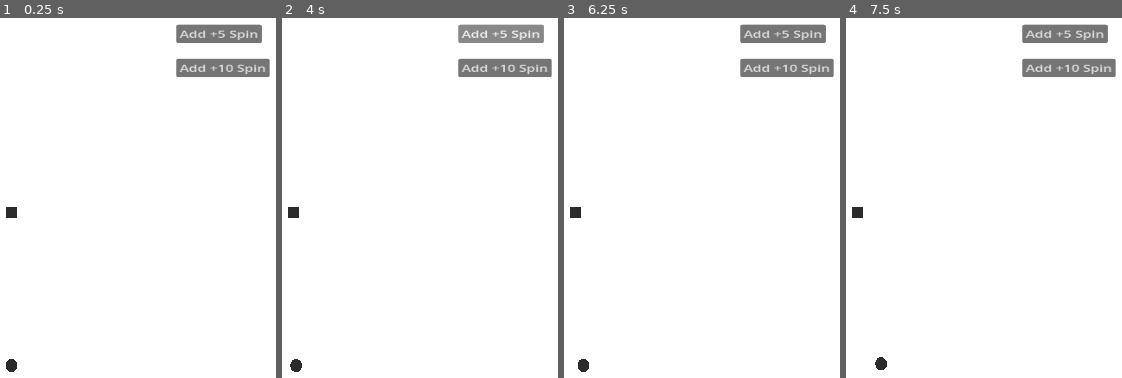
Above: before the commit, frames 1-4 (left to right).
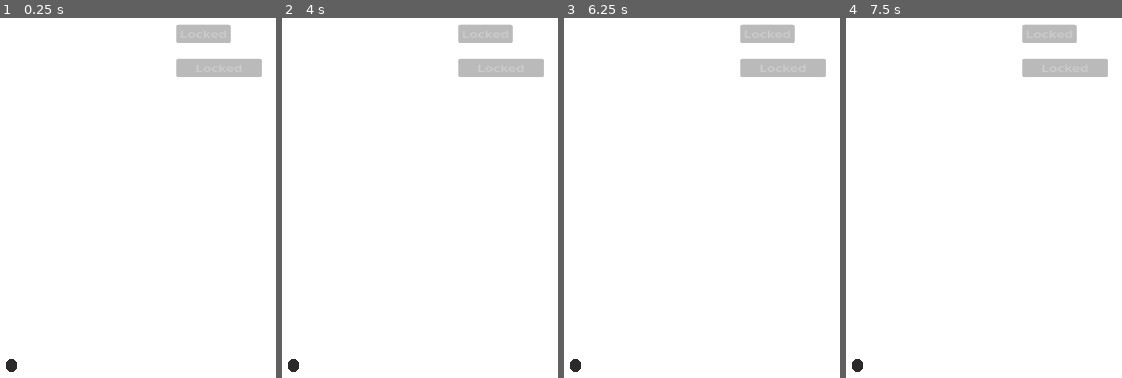
Above: after the commit, the same moments.

Repository: jablonskibrandan/NotSoSeriousGameJam
Game: Godot game, scene res://Assets/Scenes/game.tscn
The game is run twice, just before and just after one commit, with the same random seed, the same clock (stepped at 60 frames per second) and the same inputs. Before the commit the project starts from res://game.tscn.
Inputs (mouse positions are in pixels of both pictures, inside the frame that each line leads up to):
- Up to frame 1 (0.25 s): no input
- Up to frame 2 (4 s): click (500, 32) at 0.5 s, where only the run before the commit has a clickable "Add +5 Spin"; click (505, 68) at 1.25 s, where only the run before the commit has a clickable "Add +10 Spin"; click (500, 32) at 2 s, where only the run before the commit has a clickable "Add +5 Spin"; click (505, 68) at 2.75 s, where only the run before the commit has a clickable "Add +10 Spin"; click (500, 32) at 3.5 s, where only the run before the commit has a clickable "Add +5 Spin"
- Up to frame 3 (6.25 s): click (787, 68) at 4.25 s, where only the run before the commit has a clickable "Add +10 Spin"; tap Enter at 5 s; move the mouse to (751, 190) at 5.02 s; click (751, 190) at 5.17 s; tap Space at 5.75 s; drag from (outside the picture) to (outside the picture) at 5.77 s
- Up to frame 4 (7.5 s): tap Enter at 6.5 s; move the mouse to (937, 115) at 6.52 s; click (937, 115) at 6.67 s; drag from (outside the picture) to (outside the picture) at 7.27 s

The runs differ from the first frame. In frame 1, 3.2% of the frame differs, in the area x 2-98%, y 1-56%; in frame 2, 3.2%; in frame 3, 3.4%; in frame 4, 3.5%, in the area x 2-98%, y 1-99%.

Commit message:
Updates to code, including unlocks of upgrades and made the upgrades a resources so they are easy to make. added Sun from Battuk. other stuff

Diff:
--- /dev/null
+++ b/not-so-serious-game-jame/Assets/Scenes/game.tscn
@@ -0,0 +1,93 @@
+[gd_scene format=3 uid="uid://cggm7p63r3g4j"]
+
+[ext_resource type="Script" uid="uid://7qjgsrobdnoh" path="res://Assets/Scripts/planet_orbit.gd" id="1_hni1o"]
+[ext_resource type="Script" uid="uid://dljbp5ty5k08f" path="res://Assets/Scripts/hud.gd" id="2_iusbg"]
+[ext_resource type="Script" uid="uid://d3dv5r72schbe" path="res://Assets/Scripts/upgrade_manager.gd" id="3_of3jj"]
+[ext_resource type="Script" uid="uid://5io7r1whk50s" path="res://Assets/Scripts/upgrade_button_config.gd" id="4_fw1vi"]
+[ext_resource type="PackedScene" uid="uid://dw43uo4g753qt" path="res://Assets/Scenes/sun.tscn" id="5_tpq0m"]
+
+[sub_resource type="SphereMesh" id="SphereMesh_80nbo"]
+
+[sub_resource type="Environment" id="Environment_80nbo"]
+glow_enabled = true
+glow_intensity = 1.8
+
+[sub_resource type="Resource" id="Resource_ryrav"]
+script = ExtResource("4_fw1vi")
+required_rotations = 20
+button_path = NodePath("../HUD/SpeedUp5")
+spin_increase_amount = 5.0
+currency_cost = 250
+metadata/_custom_type_script = "uid://5io7r1whk50s"
+
+[sub_resource type="Resource" id="Resource_eow3j"]
+script = ExtResource("4_fw1vi")
+required_rotations = 40
+button_path = NodePath("../HUD/SpeedUp10")
+spin_increase_amount = 10.0
+currency_cost = 500
+metadata/_custom_type_script = "uid://5io7r1whk50s"
+
+[node name="World" type="Node3D" unique_id=1189423145]
+
+[node name="Planet" type="MeshInstance3D" parent="." unique_id=171781804 node_paths=PackedStringArray("orbit_center")]
+transform = Transform3D(1, 0, 0, 0, 1, 0, 0, 0, 1, 0, 0, 13.078276)
+mesh = SubResource("SphereMesh_80nbo")
+script = ExtResource("1_hni1o")
+orbit_center = NodePath("../Sun")
+drag_spin_boost = 0.125
+resources_per_day = 250
+
+[node name="Camera3D" type="Camera3D" parent="." unique_id=1327019929]
+transform = Transform3D(1, 0, 0, 0, -4.371139e-08, 0.27405453, 0, -1, -1.1979304e-08, 0, 25, 0)
+
+[node name="WorldEnvironment" type="WorldEnvironment" parent="." unique_id=729853811]
+environment = SubResource("Environment_80nbo")
+
+[node name="HUD" type="CanvasLayer" parent="." unique_id=545062324]
+script = ExtResource("2_iusbg")
+
+[node name="CurrentYearLengthLabel" type="Label" parent="HUD" unique_id=1682659920]
+anchors_preset = -1
+anchor_right = 0.021000002
+anchor_bottom = 0.021000002
+offset_left = 194.0
+offset_top = 157.0
+offset_right = 193.68
+offset_bottom = 157.31999
+scale = Vector2(2.0400019, 1.6799994)
+text = "TEST"
+
+[node name="CurrentCurrencyLabel" type="Label" parent="HUD" unique_id=1489895670]
+offset_left = 199.00002
+offset_top = 207.99998
+offset_right = 244.00002
+offset_bottom = 230.99998
+scale = Vector2(1.4000024, 1.44)
+text = "TEST2"
+
+[node name="SpeedUp5" type="Button" parent="HUD" unique_id=623380849]
+offset_left = 1356.0
+offset_top = 88.0
+offset_right = 1364.0
+offset_bottom = 96.0
+scale = Vector2(2.0769968, 1.4400005)
+text = "Add +5 Spin"
+
+[node name="SpeedUp10" type="Button" parent="HUD" unique_id=1479493310]
+offset_left = 1356.0001
+offset_top = 170.0
+offset_right = 1455.0001
+offset_bottom = 201.0
+scale = Vector2(2.0769968, 1.4400005)
+text = "Add +10 Spin"
+
+[node name="UpgradeManager" type="Node" parent="." unique_id=1484635140 node_paths=PackedStringArray("planet_orbit")]
+script = ExtResource("3_of3jj")
+planet_orbit = NodePath("../Planet")
+upgrade_button_configs = Array[ExtResource("4_fw1vi")]([SubResource("Resource_ryrav"), SubResource("Resource_eow3j")])
+
+[node name="Sun" parent="." unique_id=1936071803 instance=ExtResource("5_tpq0m")]
+
+[connection signal="pressed" from="HUD/SpeedUp5" to="UpgradeManager" method="on_upgrade_button_pressed" binds= [NodePath("../HUD/SpeedUp5")]]
+[connection signal="pressed" from="HUD/SpeedUp10" to="UpgradeManager" method="on_upgrade_button_pressed" binds= [NodePath("../HUD/SpeedUp10")]]
--- a/not-so-serious-game-jame/Sun Stuff/sun.tscn
+++ b/not-so-serious-game-jame/Assets/Scenes/sun.tscn
@@ -1,8 +1,8 @@
 [gd_scene format=3 uid="uid://dw43uo4g753qt"]
 
-[ext_resource type="PackedScene" uid="uid://d3tp6hsmwn0wu" path="res://Sun Stuff/Sun.glb" id="1_iveel"]
-[ext_resource type="Shader" path="res://sun stuff/InnerSun.gdshader" id="2_enfo0"]
-[ext_resource type="Shader" path="res://sun stuff/OuterSun.gdshader" id="2_gtd5v"]
+[ext_resource type="PackedScene" uid="uid://d3tp6hsmwn0wu" path="res://Assets/Art/Environments/Sun/Sun.glb" id="1_iveel"]
+[ext_resource type="Shader" path="res://Assets/Art/Environment/Sun/InnerSun.gdshader" id="2_enfo0"]
+[ext_resource type="Shader" path="res://Assets/Art/Environment/Sun/OuterSun.gdshader" id="2_gtd5v"]
 
 [sub_resource type="Gradient" id="Gradient_gxffh"]
 offsets = PackedFloat32Array(0, 0.45530728, 1)
@@ -31,29 +31,21 @@
 
 [node name="Sun" unique_id=1936071803 instance=ExtResource("1_iveel")]
 
-[node name="Icosphere" parent="." index="0" unique_id=2097001291]
+[node name="Icosphere" parent="." index="0" unique_id=205275359]
 surface_material_override/0 = SubResource("ShaderMaterial_2nmf8")
 
-[node name="Icosphere_002" parent="." index="1" unique_id=316578849]
+[node name="Icosphere_002" parent="." index="1" unique_id=186109808]
 transform = Transform3D(0.9336917, 0.21792258, -0.02026234, -0.21826772, 0.9336963, -0.015854655, 0.01612491, 0.02004794, 0.9586549, -0.001187297, 0, 0.0012953063)
-instance_shader_parameters/scale_variation = 0.605
-instance_shader_parameters/variation = 0.605
 surface_material_override/0 = SubResource("ShaderMaterial_enfo0")
 
-[node name="Icosphere_001" parent="." index="2" unique_id=302784246]
+[node name="Icosphere_001" parent="." index="2" unique_id=1116884585]
 transform = Transform3D(0.72243834, 0.11262657, 0.7452074, 0.7368191, 0.111522146, -0.7311611, -0.15848209, 1.0318984, -0.0023156302, -0.001187297, 0, 0.0012953063)
-instance_shader_parameters/scale_variation = 0.43
-instance_shader_parameters/variation = 0.43
 surface_material_override/0 = SubResource("ShaderMaterial_enfo0")
 
-[node name="Icosphere_003" parent="." index="3" unique_id=966546124]
+[node name="Icosphere_003" parent="." index="3" unique_id=1998754277]
 transform = Transform3D(1.144, 0, 0, 0, -1.1401843, 0.09335868, 0, -0.09335868, -1.1401843, -0.013261426, 0, 0.014467828)
-instance_shader_parameters/scale_variation = 0.78
-instance_shader_parameters/variation = 0.78
 surface_material_override/0 = SubResource("ShaderMaterial_enfo0")
 
-[node name="Icosphere_004" parent="." index="4" unique_id=1906673018]
+[node name="Icosphere_004" parent="." index="4" unique_id=1087958587]
 transform = Transform3D(1.2444993, 0, -0.507501, 0, 1.344, 0, 0.507501, 0, 1.2444993, -0.013261426, 0, 0.014467828)
-instance_shader_parameters/scale_variation = 8.97
-instance_shader_parameters/variation = 0.725
 surface_material_override/0 = SubResource("ShaderMaterial_enfo0")
--- a/not-so-serious-game-jame/Assets/Scripts/game_manager.gd
+++ b/not-so-serious-game-jame/Assets/Scripts/game_manager.gd
@@ -45,7 +45,7 @@
 	currency_changed.emit(current_currency)
 	return true
 
-func _on_planet_rotation_completed(rotation_amount: int) -> void:
+func on_planet_rotation_completed(rotation_amount: int) -> void:
 	total_rotations_seen += rotation_amount
 
 	print("Planet rotated. Total seen by UpgradeManager: ", total_rotations_seen)
--- a/not-so-serious-game-jame/Assets/Scripts/upgrade_button_config.gd
+++ b/not-so-serious-game-jame/Assets/Scripts/upgrade_button_config.gd
@@ -1,11 +1,14 @@
+# Class for each button resource. Set these on UpgradeManager to wire up the buttons to the gameplay, essentially.
 extends Resource
 class_name UpgradeButtonConfig
 
 @export var required_rotations: int = 0
 @export var button_path: NodePath
-
+@export var description: String = ""
 @export var spin_increase_amount: float = 0.0
 @export var currency_cost: int = 0
 
 var unlocked: bool = false
 var purchased: bool = false
+
+var how_many_purchasesd: int = 0
--- a/not-so-serious-game-jame/Assets/Scripts/update_manager.gd
+++ b/not-so-serious-game-jame/Assets/Scripts/upgrade_manager.gd
@@ -3,6 +3,9 @@
 
 @export var planet_orbit: PlanetOrbit
 @export var upgrade_button_configs: Array[UpgradeButtonConfig] = []
+
+var total_rotations_seen: int = 0
+var button_to_config: Dictionary = {}
 
 
 func _ready() -> void:
@@ -10,7 +13,7 @@
 		push_error("UpgradeManager needs a PlanetOrbit assigned.")
 		return
 
-	planet_orbit.rotation_completed.connect(_on_planet_rotation_completed)
+	planet_orbit.rotation_completed.connect(on_planet_rotation_completed)
 
 	for config in upgrade_button_configs:
 		if config == null:
@@ -19,15 +22,20 @@
 		var button := get_node_or_null(config.button_path) as Button
 
 		if button == null:
-			push_warning("Upgrade config has no valid button path.")
+			push_warning("Upgrade config has no valid button path: " + str(config.button_path))
 			continue
+
+		button_to_config[button] = config
 
 		button.disabled = true
 		button.text = "Locked"
-		button.pressed.connect(_on_upgrade_button_pressed.bind(config))
 
 
-func _on_planet_rotation_completed(total_rotations: int) -> void:
+func on_planet_rotation_completed(rotation_amount: int) -> void:
+	total_rotations_seen += rotation_amount
+
+	print("UpgradeManager total rotations seen: ", total_rotations_seen)
+
 	for config in upgrade_button_configs:
 		if config == null:
 			continue
@@ -35,7 +43,7 @@
 		if config.unlocked:
 			continue
 
-		if total_rotations >= config.required_rotations:
+		if total_rotations_seen >= config.required_rotations:
 			unlock_upgrade(config)
 
 
@@ -45,13 +53,23 @@
 	var button := get_node_or_null(config.button_path) as Button
 
 	if button == null:
+		push_warning("Could not unlock upgrade because button path is invalid: " + str(config.button_path))
 		return
 
 	button.disabled = false
 	button.text = "Speed +" + str(config.spin_increase_amount)
 
 
-func _on_upgrade_button_pressed(config: UpgradeButtonConfig) -> void:
+func on_upgrade_button_pressed(node_path: NodePath) -> void:
+
+	var button = get_node_or_null(node_path) as Button
+
+	if not button_to_config.has(button):
+		push_warning("Pressed button has no upgrade config.")
+		return
+
+	var config: UpgradeButtonConfig = button_to_config[button]
+
 	if config == null:
 		return
 
@@ -70,9 +88,3 @@
 	planet_orbit.increase_base_spin_per_second(config.spin_increase_amount)
 
 	config.purchased = true
-
-	var button := get_node_or_null(config.button_path) as Button
-
-	if button != null:
-		button.disabled = true
-		button.text = "Purchased"
--- a/not-so-serious-game-jame/game.tscn
+++ /dev/null
@@ -1,76 +0,0 @@
-[gd_scene format=3 uid="uid://cggm7p63r3g4j"]
-
-[ext_resource type="Script" uid="uid://7qjgsrobdnoh" path="res://Assets/Scripts/planet_orbit.gd" id="1_80nbo"]
-[ext_resource type="Script" uid="uid://dljbp5ty5k08f" path="res://Assets/Scripts/hud.gd" id="2_e2o6t"]
-[ext_resource type="Script" uid="uid://d3dv5r72schbe" path="res://Assets/Scripts/update_manager.gd" id="3_feb5d"]
-
-[sub_resource type="BoxMesh" id="BoxMesh_mwb40"]
-
-[sub_resource type="SphereMesh" id="SphereMesh_80nbo"]
-
-[sub_resource type="Environment" id="Environment_80nbo"]
-glow_enabled = true
-glow_intensity = 1.8
-
-[node name="World" type="Node3D" unique_id=1189423145]
-
-[node name="Sun" type="MeshInstance3D" parent="." unique_id=1728579074]
-mesh = SubResource("BoxMesh_mwb40")
-
-[node name="Planet" type="MeshInstance3D" parent="." unique_id=171781804 node_paths=PackedStringArray("orbit_center")]
-transform = Transform3D(1, 0, 0, 0, 1, 0, 0, 0, 1, 0, 0, 13.078276)
-mesh = SubResource("SphereMesh_80nbo")
-script = ExtResource("1_80nbo")
-orbit_center = NodePath("../Sun")
-drag_spin_boost = 0.125
-resources_per_day = 250
-
-[node name="Camera3D" type="Camera3D" parent="." unique_id=1327019929]
-transform = Transform3D(1, 0, 0, 0, -4.371139e-08, 0.27405453, 0, -1, -1.1979304e-08, 0, 25, 0)
-
-[node name="WorldEnvironment" type="WorldEnvironment" parent="." unique_id=729853811]
-environment = SubResource("Environment_80nbo")
-
-[node name="HUD" type="CanvasLayer" parent="." unique_id=545062324]
-script = ExtResource("2_e2o6t")
-
-[node name="CurrentYearLengthLabel" type="Label" parent="HUD" unique_id=1682659920]
-anchors_preset = -1
-anchor_right = 0.021000002
-anchor_bottom = 0.021000002
-offset_left = 194.0
-offset_top = 157.0
-offset_right = 193.68
-offset_bottom = 157.31999
-scale = Vector2(2.0400019, 1.6799994)
-text = "TEST"
-
-[node name="CurrentCurrencyLabel" type="Label" parent="HUD" unique_id=1489895670]
-offset_left = 199.00002
-offset_top = 207.99998
-offset_right = 244.00002
-offset_bottom = 230.99998
-scale = Vector2(1.4000024, 1.44)
-text = "TEST2"
-
-[node name="SpeedUp5" type="Button" parent="HUD" unique_id=623380849]
-offset_left = 1356.0
-offset_top = 88.0
-offset_right = 1364.0
-offset_bottom = 96.0
-scale = Vector2(2.0769968, 1.4400005)
-text = "Add +5 Spin"
-
-[node name="SpeedUp10" type="Button" parent="HUD" unique_id=1479493310]
-offset_left = 1356.0001
-offset_top = 170.0
-offset_right = 1455.0001
-offset_bottom = 201.0
-scale = Vector2(2.0769968, 1.4400005)
-text = "Add +10 Spin"
-
-[node name="UpdateManager" type="Node" parent="." unique_id=1484635140]
-script = ExtResource("3_feb5d")
-
-[connection signal="pressed" from="HUD/SpeedUp5" to="UpdateManager" method="_on_speed_up_pressed" binds= [5, 250]]
-[connection signal="pressed" from="HUD/SpeedUp10" to="UpdateManager" method="_on_speed_up_pressed" binds= [10, 500]]
--- a/not-so-serious-game-jame/project.godot
+++ b/not-so-serious-game-jame/project.godot
@@ -11,7 +11,7 @@
 [application]
 
 config/name="NotSoSeriousGameJame"
-run/main_scene="res://game.tscn"
+run/main_scene="res://Assets/Scenes/game.tscn"
 config/features=PackedStringArray("4.6", "Forward Plus")
 config/icon="res://icon.svg"
 
Renamed: not-so-serious-game-jame/Sun Stuff/InnerSun.gdshader -> not-so-serious-game-jame/Assets/Art/Environment/Sun/InnerSun.gdshader
Renamed: not-so-serious-game-jame/Sun Stuff/OuterSun.gdshader -> not-so-serious-game-jame/Assets/Art/Environment/Sun/OuterSun.gdshader
Renamed: not-so-serious-game-jame/Sun Stuff/Sun.glb -> not-so-serious-game-jame/Assets/Art/Environment/Sun/Sun.glb
Not shown, removed: not-so-serious-game-jame/Assets/Scripts/update_manager.gd.uid
Not shown, removed: not-so-serious-game-jame/Sun Stuff/InnerSun.gdshader.uid
Not shown, removed: not-so-serious-game-jame/Sun Stuff/OuterSun.gdshader.uid
Not shown, removed: not-so-serious-game-jame/Sun Stuff/Sun.glb.import
Not shown, added: .gitignore
Not shown, added: not-so-serious-game-jame/game.tscn8965890539.tmp
Not shown, added: not-so-serious-game-jame/game.tscn9015950710.tmp
